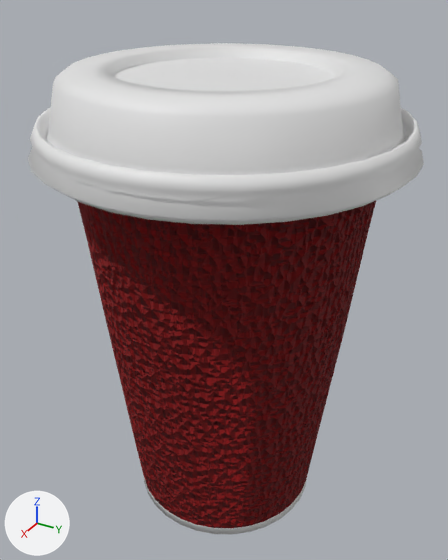
The Blender file assets/x3d/costa_cup/costa_cup.blend, before and after one commit.
Both versions are drawn from a 50 mm camera at (6.36, 3.68, 3.52) aimed at (-0.09, -0.09, -0.59). Lighting does not change. The marker at lower left points along +X, +Y and +Z.

Objects in the first picture: 'cup', 'main_body'.
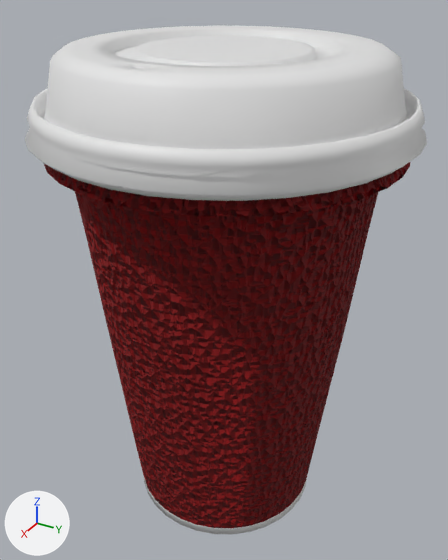
Pixel boxes [x1, y1, x2, y2] of what changed, in the pictures (448 x 560 px):
```json
{"object": "cup", "change": "moved", "before": [28, 43, 424, 225], "after": [25, 25, 427, 201]}
```

Scene script edits in JSON lines:
```json
{"op": "set", "path": "ob_cup.location", "old": "(-0.02, 0.01, 1.17)", "new": "(-0.02, 0.01, 1.4)"}
```
